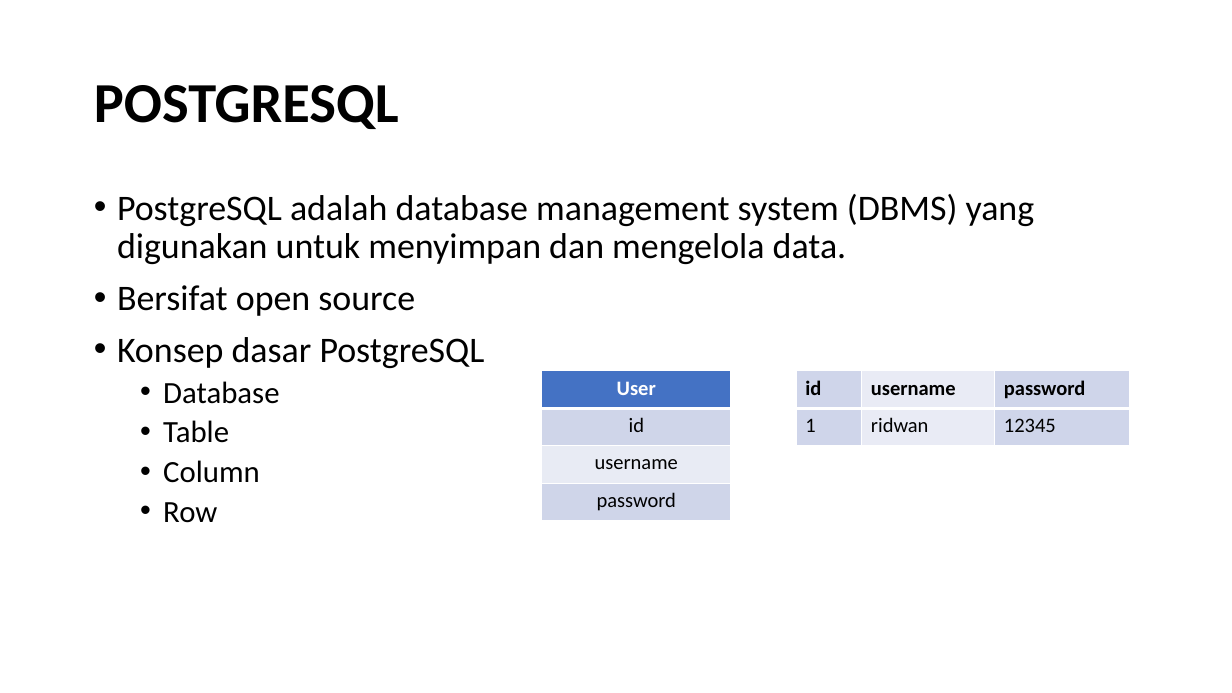
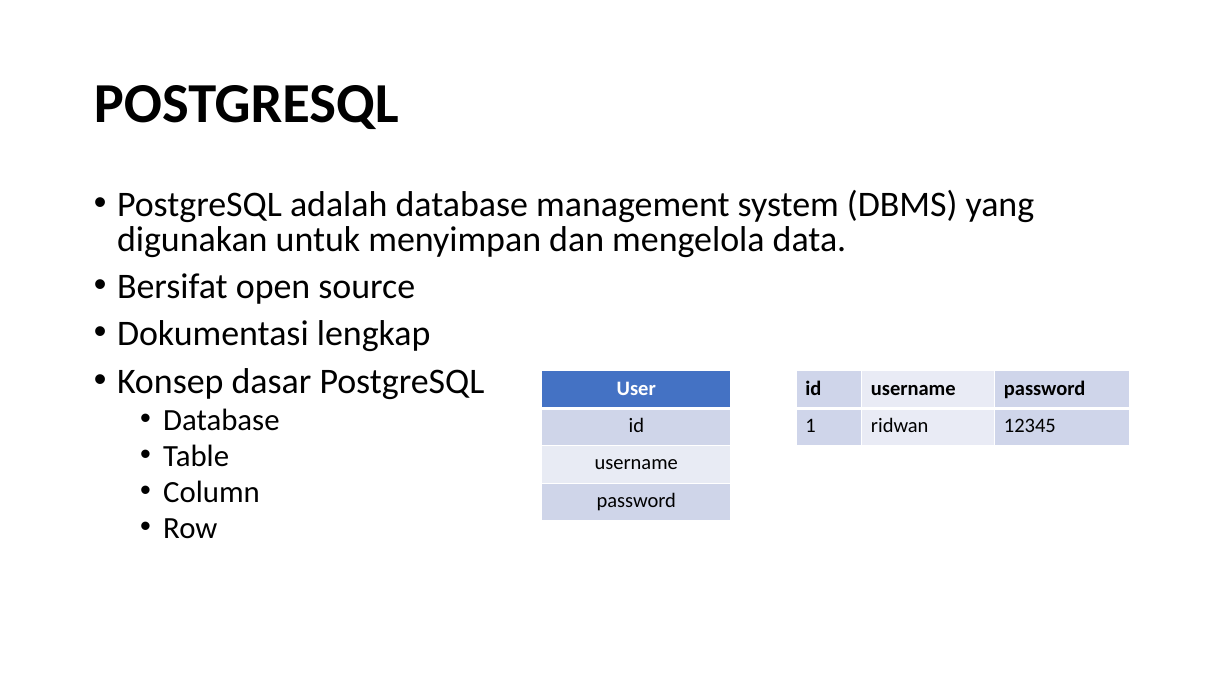
Before and after one commit to ridwanbahtiar15/basic-cs-js-fwg16, a slide deck: slide 3 of tugas/postgresql/coffee-shop.pptx. Drawn at 1232x693 pixels with LibreOffice and Linux fonts; fonts in the diff are those of the drawing. Boxes give left, top, right and bottom in pixels: in the first picture for what was removed or moved away, otherwise in the second. Text is boxed around its words. In the diff, an @@ line names an element or a change of style, - is before the commit and + after.

```diff
--- a/tugas/postgresql/coffee-shop.pptx
+++ b/tugas/postgresql/coffee-shop.pptx
@@ text at <box>117,190,1035,539</box>: line spacing 0.9 to 0.8 @@
@@ text at <box>117,320,431,351</box>: paragraph added @@
+• Dokumentasi lengkap
```
Also in this commit, not shown: 1 other slide changed, 2 other files.
